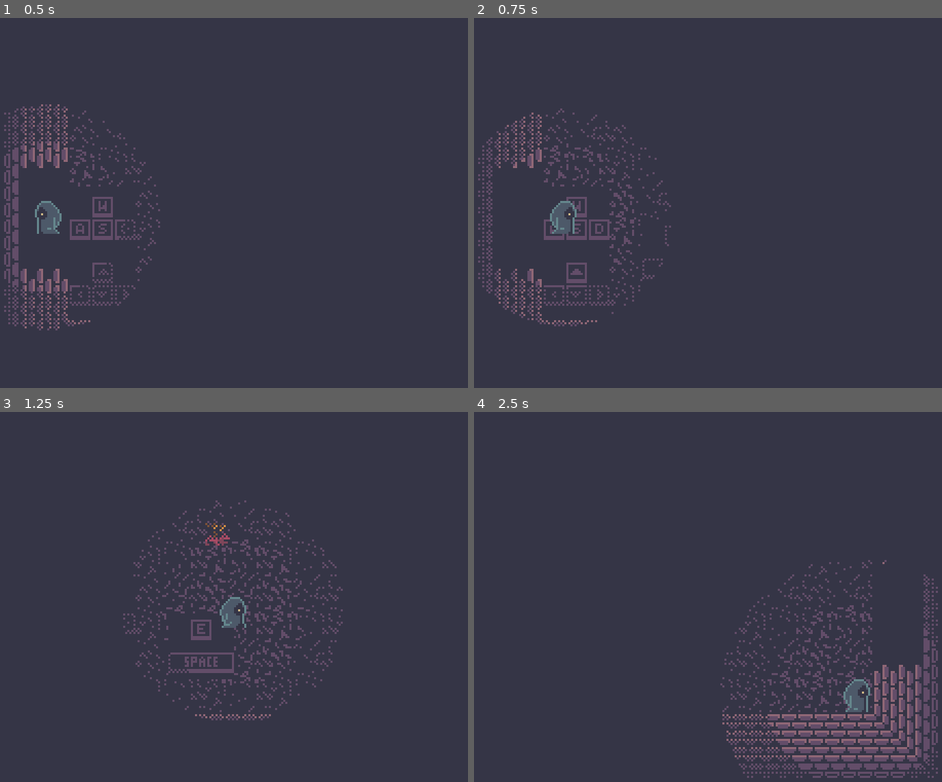
Above: before the commit, frames 1-4 (two rows, left to right).
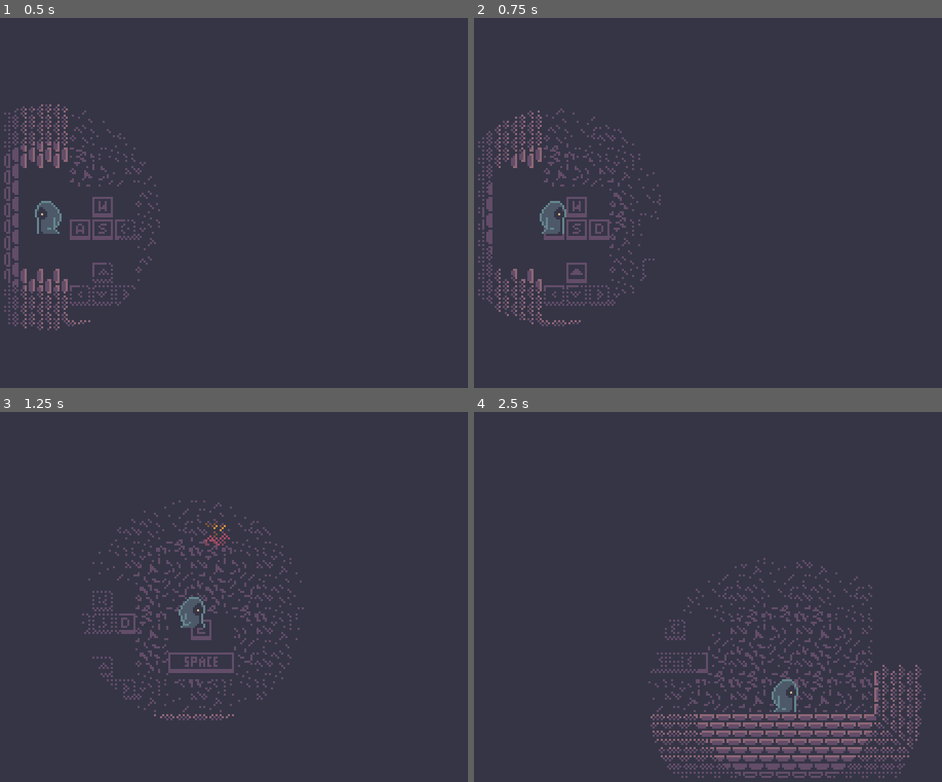
Above: after the commit, the same moments.

Repository: JoshuaKlot/gdg-game-jam-5
Game: Godot game, scene res://scene/game.tscn
Same seed, same stepped clock (60 frames per second), same inputs: the game is played once before the commit and once after it.
Inputs:
- Up to frame 1 (0.5 s): no input
- Up to frame 2 (0.75 s): tap Enter at 0.5 s; hold D (p_right) from 0.53 s (still down); hold Space (p_cast) from 0.53 s (still down)
- Up to frame 3 (1.25 s): keep holding D (p_right); keep holding Space (p_cast)
- Up to frame 4 (2.5 s): release D (p_right) at 1.28 s; release Space (p_cast) at 1.28 s; hold S (p_down) 1.28-2.03 s; tap E (p_collect) at 1.35 s; hold D (p_right) from 2.03 s (still down); hold Space (p_cast) from 2.03 s (still down)

Frame 1 is identical in both runs. In frame 2, 0.9% of the frame differs, in the area x 0-43%, y 25-84%; in frame 3, 2.5%; in frame 4, 5.3%, in the area x 37-100%, y 39-99%.

Commit message:
lazyify player to match slower music

Diff:
--- a/scene/player.gd
+++ b/scene/player.gd
@@ -1,9 +1,9 @@
 extends CharacterBody2D
 
 
-const SPEED = 140.0
-const ACCEL = 1200.0
-const DECEL = 1000.0
+const SPEED = 110.0
+const ACCEL = 920.0
+const DECEL = 760.0
 
 @onready var sprite: AnimatedSprite2D = $AnimatedSprite2D
 @onready var camera:Camera2D=$Camera2D
